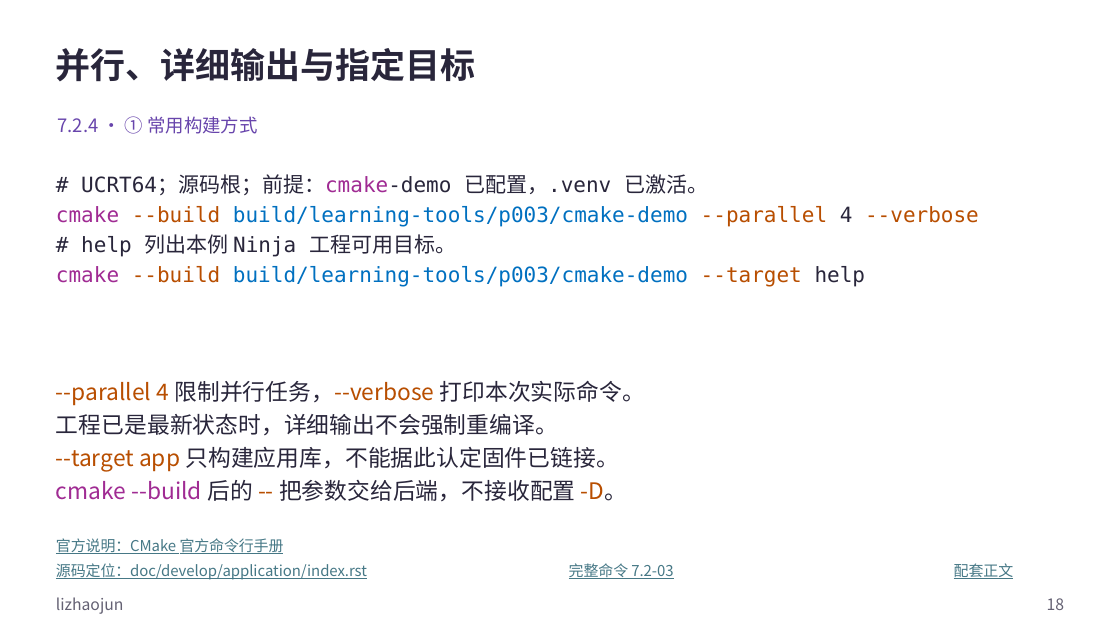
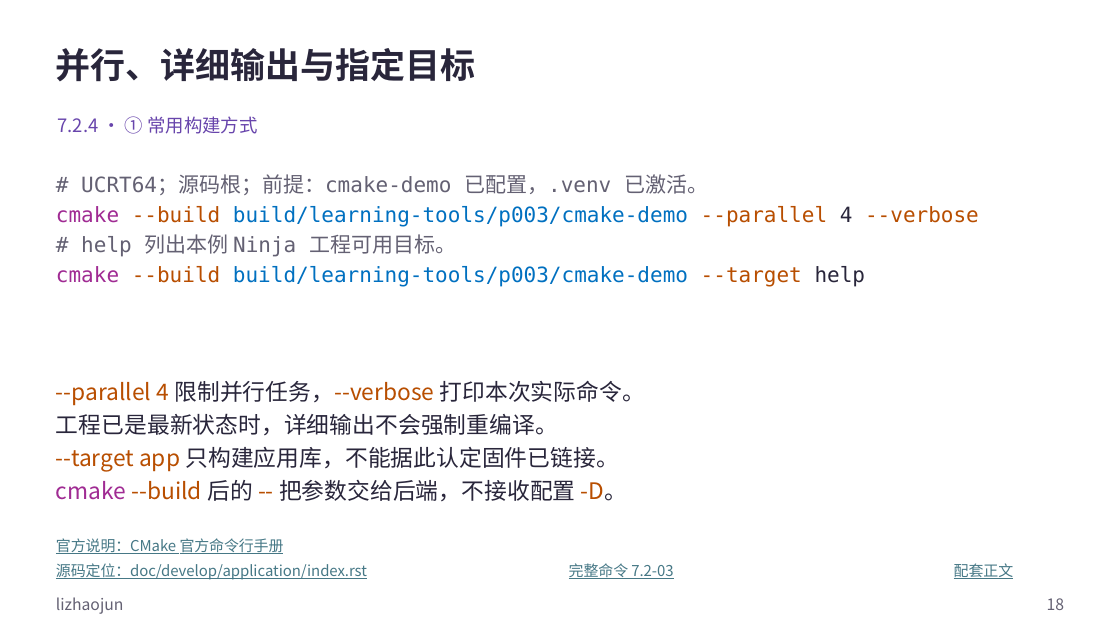
Before and after one commit to FormingSystem/zephyr_hc32f4a0, a slide deck: slide 18 of learning/P01_zephyr_make_project/slides/P007_Zephyr应用构建_Windows.pptx. Drawn at 1120x630 pixels with LibreOffice and Linux fonts; fonts in the diff are those of the drawing. Boxes give left, top, right and bottom in pixels: in the first picture for what was removed or moved away, otherwise in the second. Text is boxed around its words. In the diff, an @@ line names an element or a change of style, - is before the commit and + after.

Commit message:
content(learning/application-build): 统一Zephyr应用构建的图文标色
- 使应用入口、源码目录、构建参数和命令各有对应颜色，校正包结构页的正文定位并保留构建流程。
- 正式 PPT 与可重建原生源同步，保留封面、媒体、批注和非正文页脚署名。

```diff
--- a/learning/P01_zephyr_make_project/slides/P007_Zephyr应用构建_Windows.pptx
+++ b/learning/P01_zephyr_make_project/slides/P007_Zephyr应用构建_Windows.pptx
@@ text at <box>81,174,708,257</box>: text colour #29263B to #646173 in "# UCRT64；源码根；前提：cmake-demo 已配置，.venv 已激活。", "# help 列出本例 Ninja 工程可用目标。"; text colour #A02B93 to #646173 in "UCRT64；源码根；前提：cmake-demo" @@
@@ text at <box>56,480,627,501</box>: text colour #A02B93 to #B84E00 in "--build" @@
```
Also in this commit, not shown: 11 other slides changed, 17 other files.
